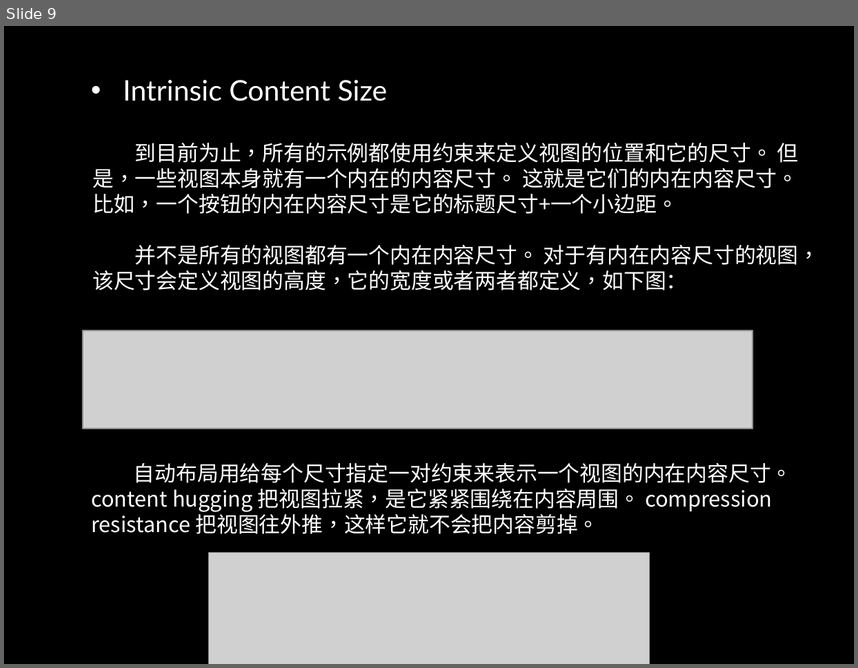
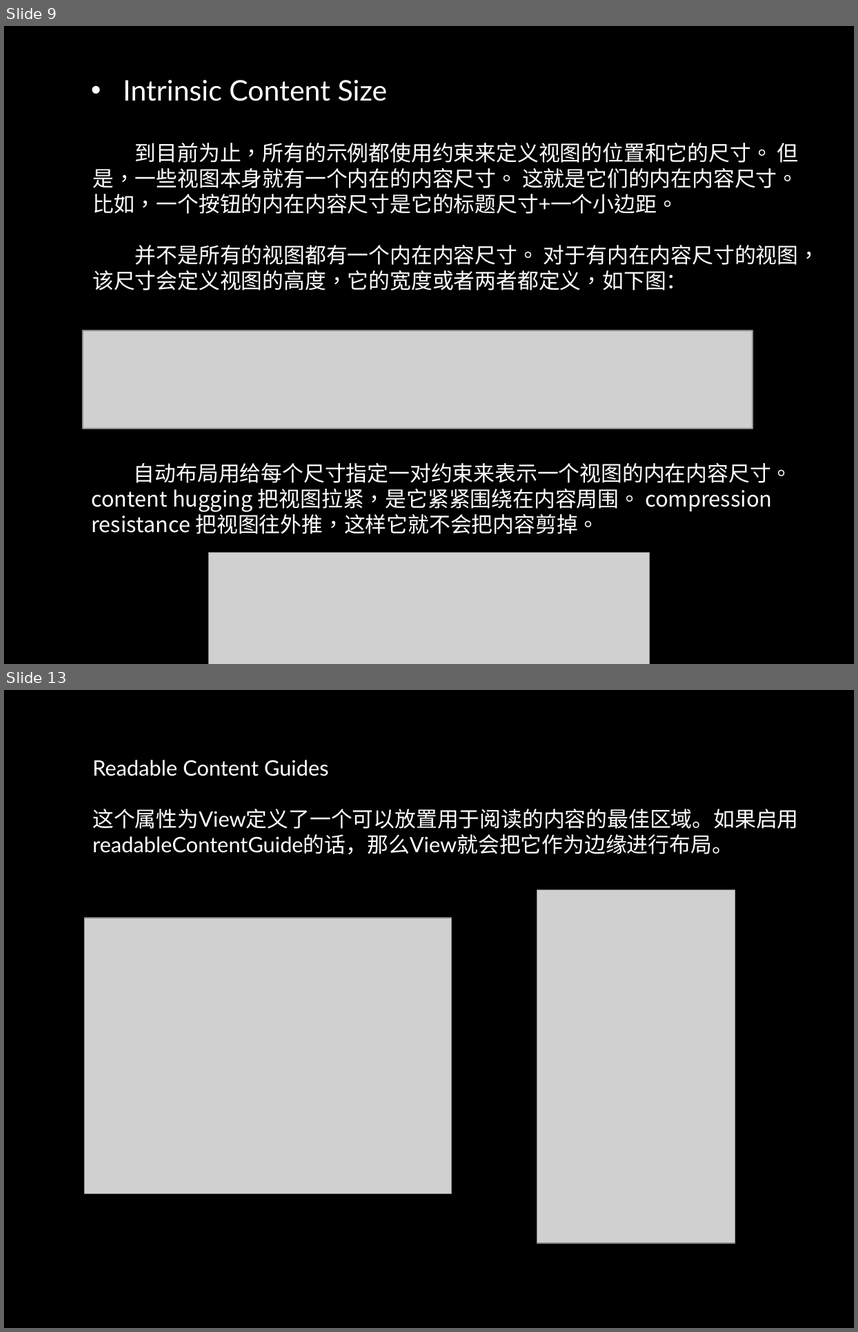
Before and after one commit to danalu/MyApp, a slide deck: Auto Layout.pptx. Shown one above the other, each under a label of ours: slide 9 before the commit, slides 9 and 13 after it; the slides between them are not shown. The pictures are 858x668 and 858x1332 pixels, drawn with LibreOffice and Linux fonts; fonts in the diff are those of the drawing; grey boxes stand for pictures; background and template pictures are left out. Boxes give left, top, right and bottom in pixels: in the first picture for what was removed or moved away, otherwise in the second. Text is boxed around its words. In the diff, an @@ line names an element or a change of style, - is before the commit and + after.

```diff
--- a/Auto Layout.pptx
+++ b/Auto Layout.pptx
@@ slide 13 added at <box>4,690,854,1328</box>, background picture (left out) @@
@@ text added at <box>92,760,798,854</box>, 18 pt, text #FFFFFF @@
+Readable Content Guides
+这个属性为View定义了一个可以放置用于阅读的内容的最佳区域。如果启用readableContentGuide的话，那么View就会把它作为边缘进行布局。
@@ picture added at <box>537,890,735,1243</box> @@
@@ picture added at <box>84,918,451,1193</box> @@
```
Also in this commit, not shown: 3 slides changed, 6 other slides added.
